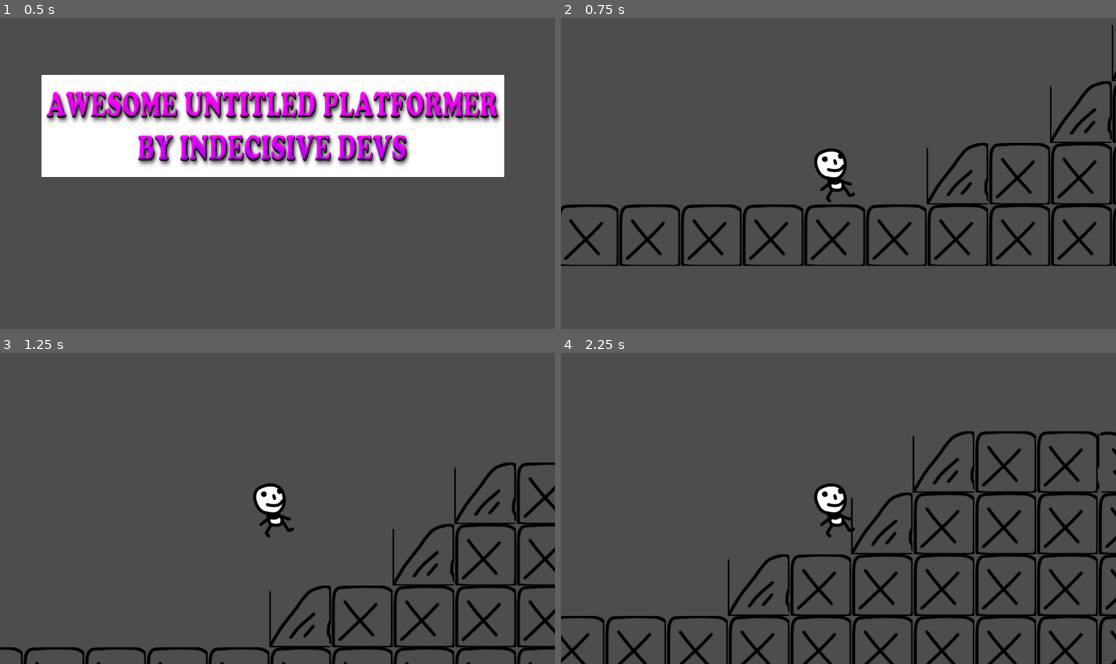
Above: before the commit, frames 1-4 (two rows, left to right).
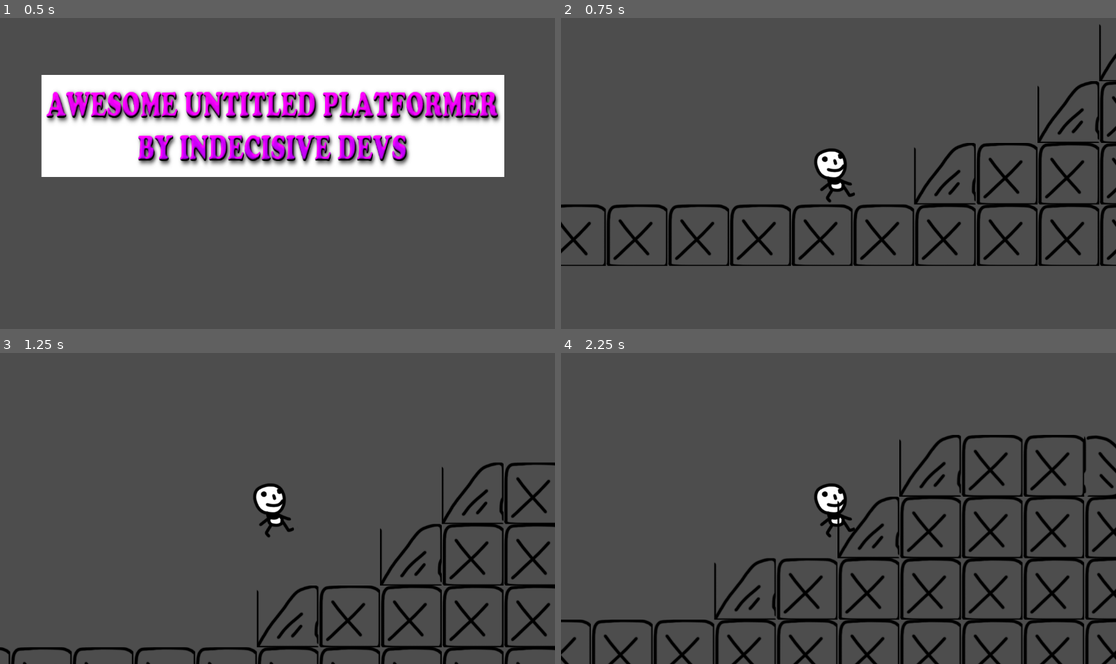
Above: after the commit, the same moments.

Repository: evilseanbot/hnsplatformer
Game: Godot game, scene res://Scenes/coollogo_com_11096818.tscn
Same seed, same stepped clock (60 frames per second), same inputs: the game is played once before the commit and once after it.
Inputs:
- Up to frame 1 (0.5 s): no input
- Up to frame 2 (0.75 s): tap Enter at 0.5 s; hold D (move_right) from 0.53 s (still down); tap Ctrl (pound) at 0.6 s
- Up to frame 3 (1.25 s): keep holding D (move_right); tap Space (jump) at 0.77 s
- Up to frame 4 (2.25 s): tap Ctrl (pound) at 1.35, 2.1 s; tap Space (jump) at 1.52 s; release D (move_right) at 2.03 s; hold Left (move_left) from 2.03 s (still down)

Frame 1 is identical in both runs. In frame 2, 10% of the frame differs, in the area x 0-100%, y 2-80%; in frame 3, 8.1%; in frame 4, 18%, in the area x 0-100%, y 25-100%.

Commit message:
player slides when dropping into a slope

Diff:
--- a/holandshanaplatformer/PlayerController/PlayerController.gd
+++ b/holandshanaplatformer/PlayerController/PlayerController.gd
@@ -1,8 +1,12 @@
 extends CharacterBody2D
+
+var last_velocity = Vector2(0,0)
+var was_on_floor = true
+var gravity = ProjectSettings.get_setting("physics/2d/default_gravity")
 
 func _physics_process(delta):
 	if not is_on_floor():
-		velocity.y += get_gravity().y * delta
+		velocity.y += gravity * delta
 		if (Input.is_action_just_pressed("pound")):
 			velocity.y = 1500.0
 	elif (Input.is_action_just_pressed("jump")):
@@ -14,4 +18,27 @@
 	else:
 		velocity.x = move_toward(velocity.x, 0., 100)
 
+	if not was_on_floor and is_on_floor():
+		var space_state = get_world_2d().direct_space_state
+		# use global coordinates, not local to node
+		var position_left = position + Vector2(-10, 0)
+		var query_left = PhysicsRayQueryParameters2D.create(position_left, position_left + Vector2(0, 100))
+		var result_left = space_state.intersect_ray(query_left)
+		var position_right = position + Vector2(10, 0)
+		var query_right = PhysicsRayQueryParameters2D.create(position_right, position_right + Vector2(0, 100))
+		var result_right = space_state.intersect_ray(query_right)
+		if result_left.has("position") and result_right.has("position"):
+			var hit_left = result_left["position"]
+			var hit_right = result_right["position"]
+			var dx = hit_left.x - hit_right.x
+			var dy = hit_left.y - hit_right.y
+			var normal = Vector2(-dy, dx).normalized()
+			var dir = 1 if dy > 0 else -1
+			var tangent = Vector2(dir * normal.y, dir * -1 * normal.x)
+			var force = 1 * max(0, last_velocity.y)
+			velocity += tangent * force
+
+	was_on_floor = is_on_floor()
+	last_velocity = velocity
+
 	move_and_slide()
